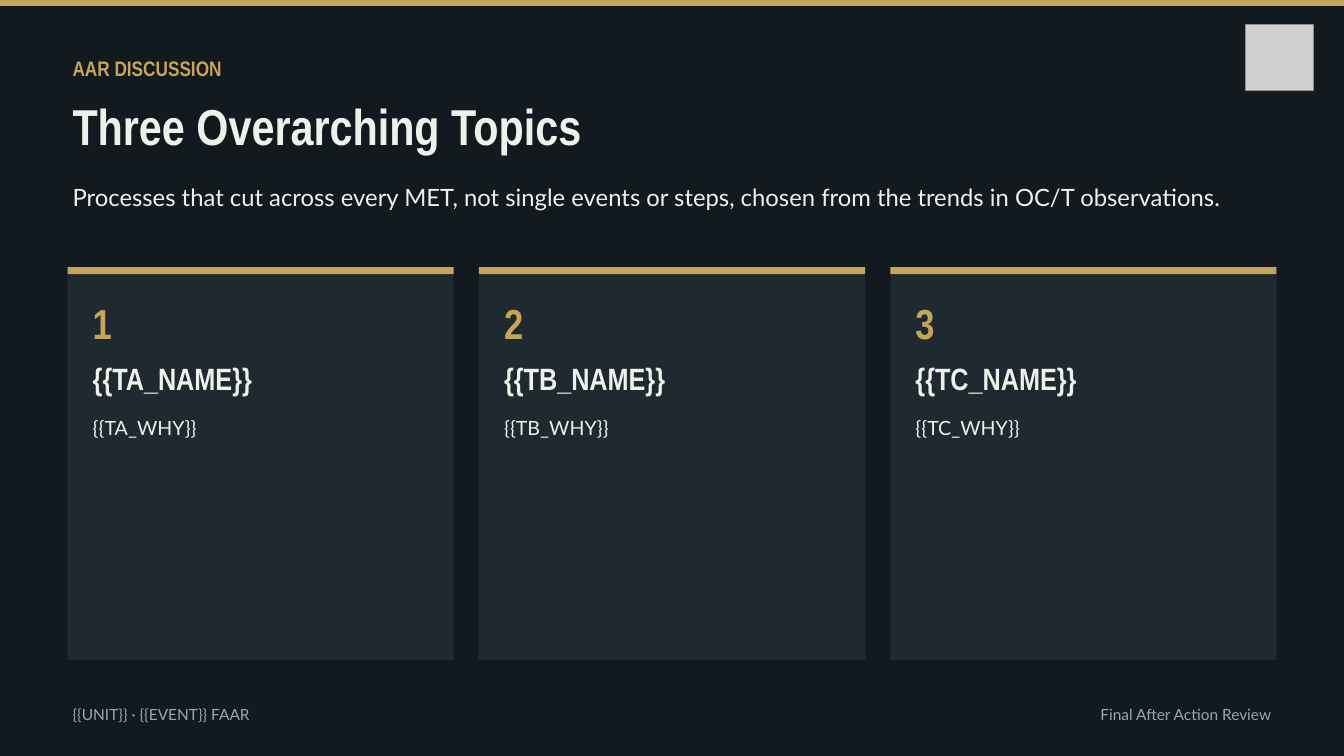
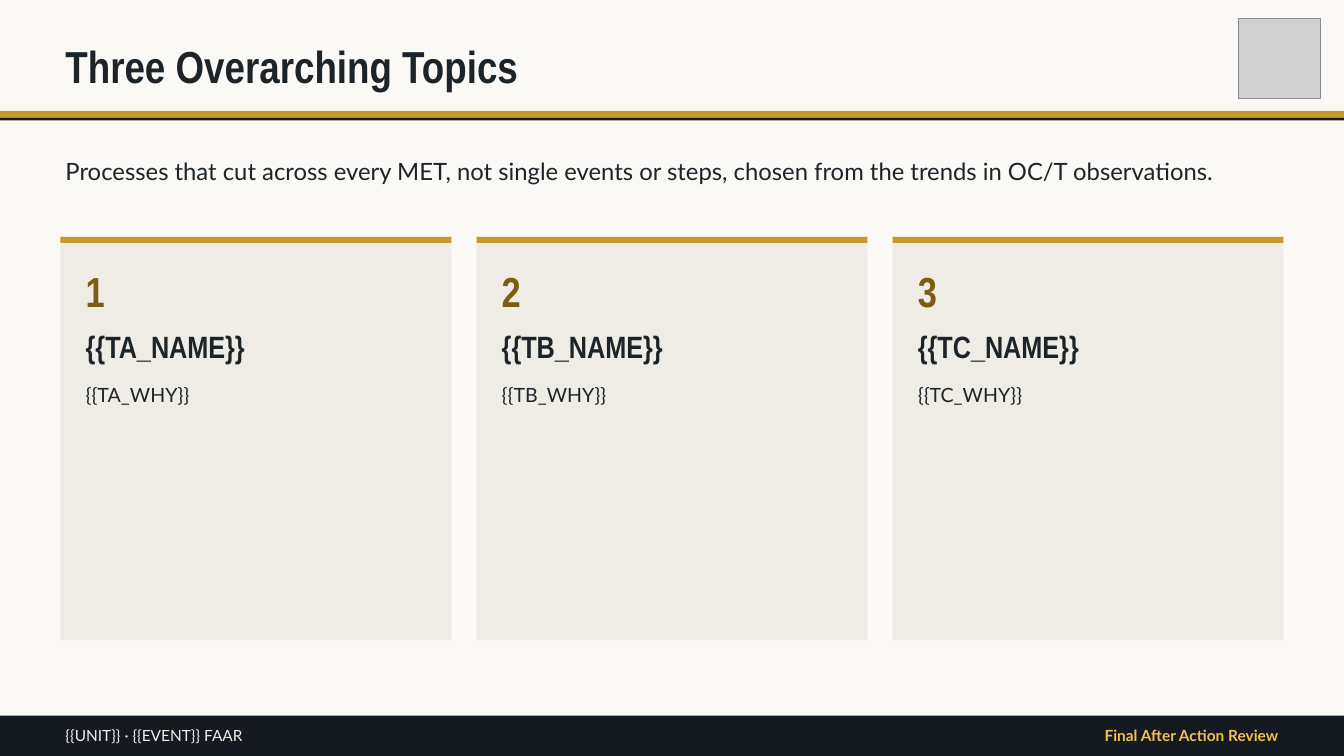
Before and after one commit to bwest63/trace, a slide deck: slide 9 of templates/faar-template.pptx (slide 12 before the commit). Drawn at 1344x756 pixels with LibreOffice and Linux fonts; fonts in the diff are those of the drawing; grey boxes stand for pictures. Boxes give left, top, right and bottom in pixels: in the first picture for what was removed or moved away, otherwise in the second. Text is boxed around its words. In the diff, an @@ line names an element or a change of style, - is before the commit and + after.

```diff
--- a/templates/faar-template.pptx
+++ b/templates/faar-template.pptx
@@ background #131A1F to #FAF9F6 @@
@@ text "Three Overarching Topics": place and size @@
-text "Three Overarching Topics" at (73,108,581,155)
+text "Three Overarching Topics" at (65,50,518,92)
@@ text "Three Overarching Topics" at (65,50,518,92): size 36 to 32 pt, text colour #EEF0EA to #1C2429; vertical alignment top to middle @@
@@ picture: place and size @@
-picture at (1245,24,1314,91)
+picture at (1238,18,1321,99)
@@ text removed at (73,61,222,76) @@
-AAR DISCUSSION
@@ fill #C7A458 to #C79A2E in 4 elements at (477,237,868,243), (60,237,452,243), (893,237,1285,243), (0,111,1344,118) @@
@@ rectangle: place and size @@
-rectangle at (0,0,1344,6)
+rectangle at (0,111,1344,118)
@@ rectangle added at (0,118,1344,121), fill #141A1F @@
@@ text "Processes that cut across every ...": place and size @@
-text "Processes that cut across every ..." at (73,188,1220,211)
+text "Processes that cut across every ..." at (65,162,1213,185)
@@ text "Processes that cut across every ..." at (65,162,1213,185): text colour #EEF0EA to #1C2429 @@
@@ rectangle: place and size @@
-rectangle at (68,267,454,660)
+rectangle at (60,237,452,640)
@@ rectangle: place and size @@
-rectangle at (68,267,454,274)
+rectangle at (60,237,452,243)
@@ rectangle: place and size @@
-rectangle at (479,267,865,660)
+rectangle at (477,237,868,640)
@@ rectangle: place and size @@
-rectangle at (479,267,865,274)
+rectangle at (477,237,868,243)
@@ fill #1F2930 to #EEECE5 in 3 elements at (477,237,868,640), (60,237,452,640), (893,237,1285,640) @@
@@ rectangle: place and size @@
-rectangle at (890,267,1276,660)
+rectangle at (893,237,1285,640)
@@ rectangle: place and size @@
-rectangle at (890,267,1276,274)
+rectangle at (893,237,1285,243)
@@ text "1": place and size @@
-text "1" at (93,310,252,438)
+text "1" at (86,278,245,405)
@@ text "1" at (86,278,245,405): text colour #C7A458 to #7A5C12 in "1"; text colour #EEF0EA to #1C2429 @@
@@ text "2": place and size @@
-text "2" at (504,309,665,438)
+text "2" at (502,277,663,405)
@@ text "2" at (502,277,663,405): text colour #C7A458 to #7A5C12 in "2"; text colour #EEF0EA to #1C2429 @@
@@ text "3": place and size @@
-text "3" at (915,309,1076,438)
+text "3" at (918,277,1079,405)
@@ text "3" at (918,277,1079,405): text colour #C7A458 to #7A5C12 in "3"; text colour #EEF0EA to #1C2429 @@
@@ rectangle added at (0,716,1344,756), fill #141A1F @@
@@ text "{{UNIT}} · {{EVENT}} FAAR": place and size @@
-text "{{UNIT}} · {{EVENT}} FAAR" at (73,708,249,722)
+text "{{UNIT}} · {{EVENT}} FAAR" at (65,729,242,744)
@@ text "{{UNIT}} · {{EVENT}} FAAR" at (65,729,242,744): text colour #9AA6AD to #EEF0EA; vertical alignment top to middle @@
@@ text "Final After Action Review": place and size @@
-text "Final After Action Review" at (1100,708,1271,720)
+text "Final After Action Review" at (1105,729,1278,741)
@@ text "Final After Action Review" at (1105,729,1278,741): text colour #9AA6AD to #F2C14E, bold on; vertical alignment top to middle @@
```
Also in this commit, not shown: 13 other slides changed, 1 slide added, 5 slides removed, 6 other files.
